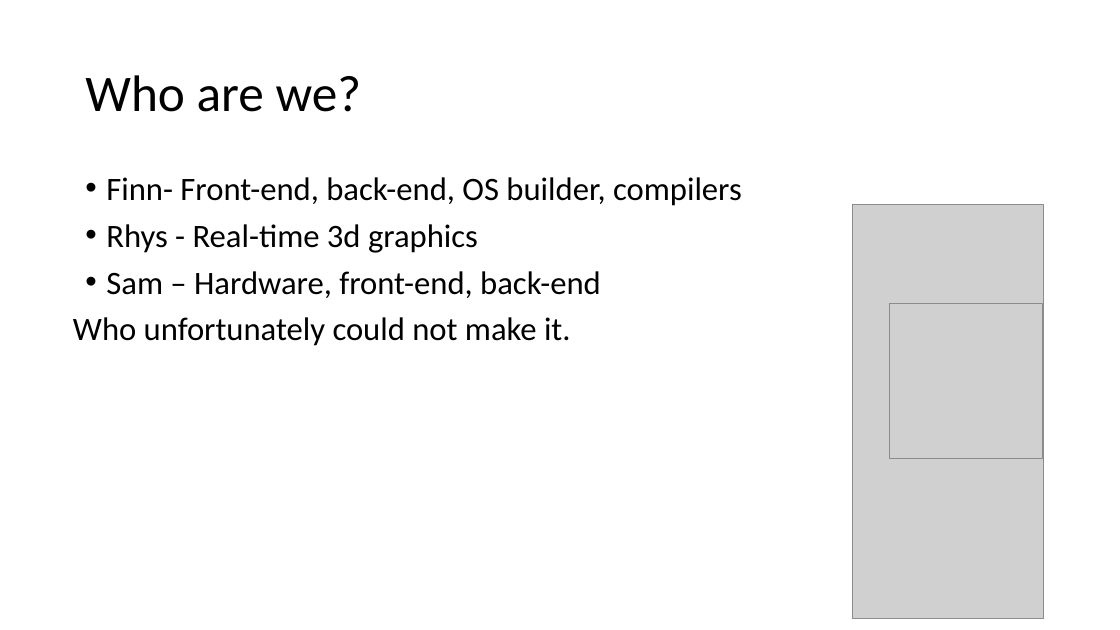
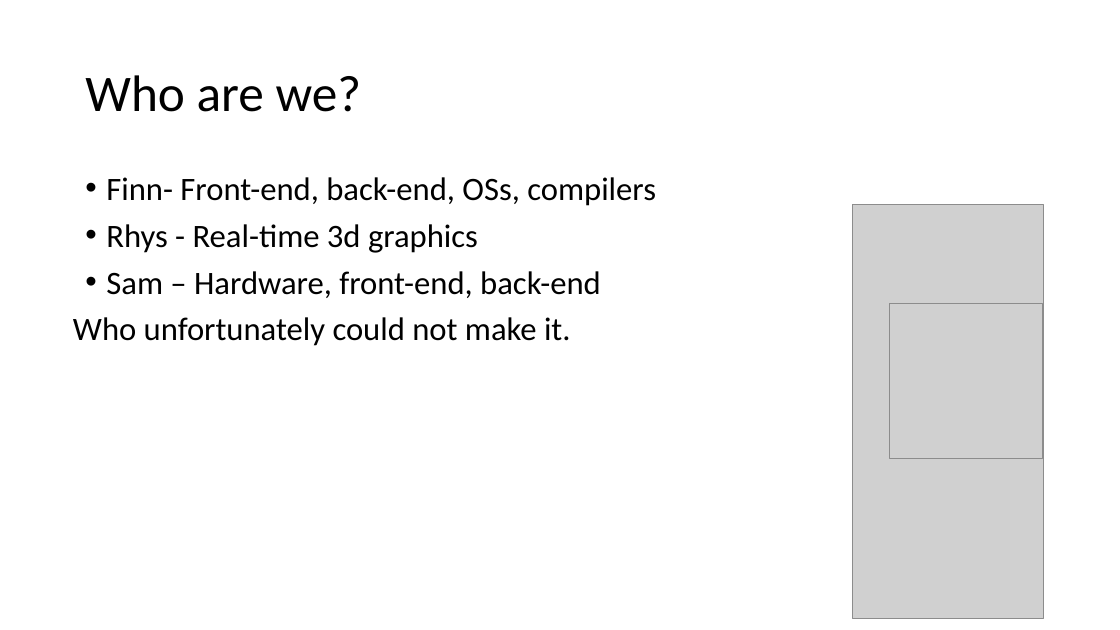
Before and after one commit to dartydevil/Crazy-monkey-artwork, a slide deck: slide 2 of Presentation/The Crazy Monkeys.odp. Drawn at 1120x630 pixels with LibreOffice and Linux fonts; fonts in the diff are those of the drawing; grey boxes stand for pictures. Boxes give left, top, right and bottom in pixels: in the first picture for what was removed or moved away, otherwise in the second. Text is boxed around its words. In the diff, an @@ line names an element or a change of style, - is before the commit and + after.

```diff
--- a/Presentation/The Crazy Monkeys.odp
+++ b/Presentation/The Crazy Monkeys.odp
@@ text at [106, 177, 656, 206]: text changed @@
-• Finn- Front-end, back-end, OS builder, compilers
+• Finn- Front-end, back-end, OSs, compilers
```
Also in this commit, not shown: 1 other slide changed, 2 other files.
